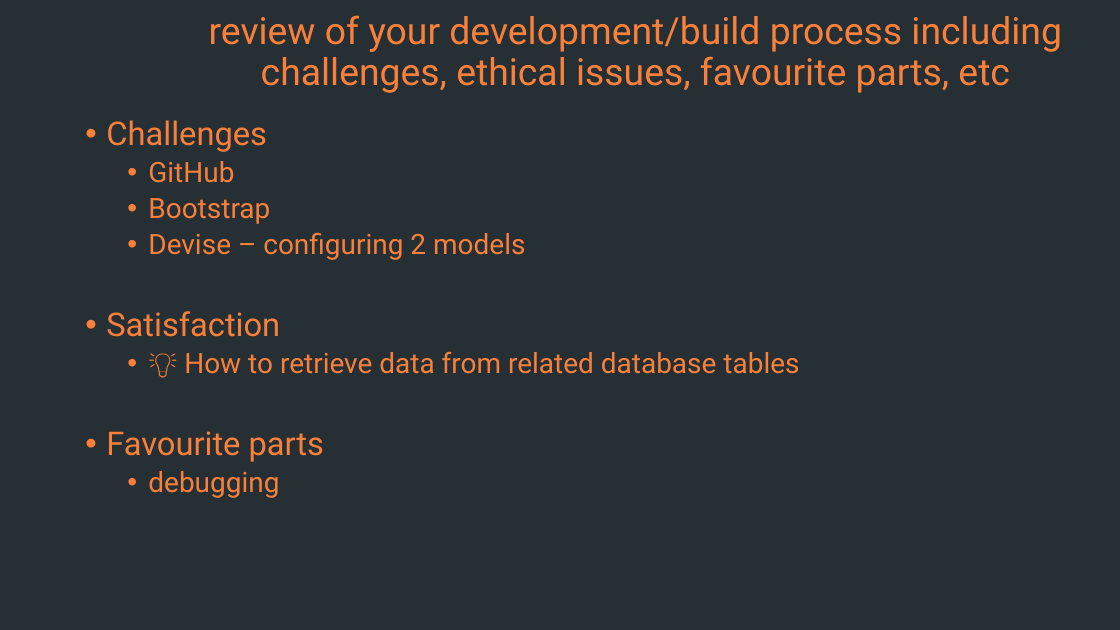
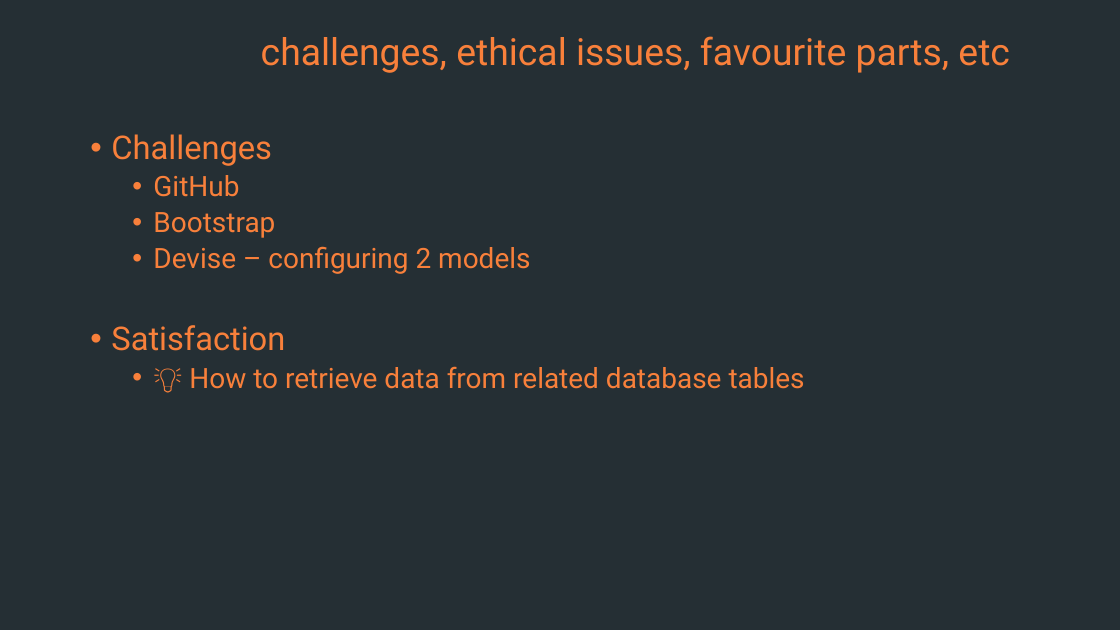
Before and after one commit to owshepherd/rails-app-ca, a slide deck: slide 9 of a-presentation/rails_app_presentation.pptx (slide 10 before the commit). Drawn at 1120x630 pixels with LibreOffice and Linux fonts; fonts in the diff are those of the drawing; background and template pictures are left out. Boxes give left, top, right and bottom in pixels: in the first picture for what was removed or moved away, otherwise in the second. Text is boxed around its words. In the diff, an @@ line names an element or a change of style, - is before the commit and + after.

Commit message:
powerpoint done'

```diff
--- a/a-presentation/rails_app_presentation.pptx
+++ b/a-presentation/rails_app_presentation.pptx
@@ title at (x1=261, y1=36, x2=1010, y2=73): text changed @@
-review of your development/build process including challenges, ethical issues, favourite parts, etc
+challenges, ethical issues, favourite parts, etc
@@ text "Challenges" moved from (x1=106, y1=120, x2=799, y2=498) to (x1=111, y1=134, x2=805, y2=389) @@
@@ text at (x1=106, y1=431, x2=324, y2=498): paragraphs removed @@
-• Favourite parts
-  • debugging
```
Also in this commit, not shown: 4 slides added, 7 slides removed, 2 other files.
